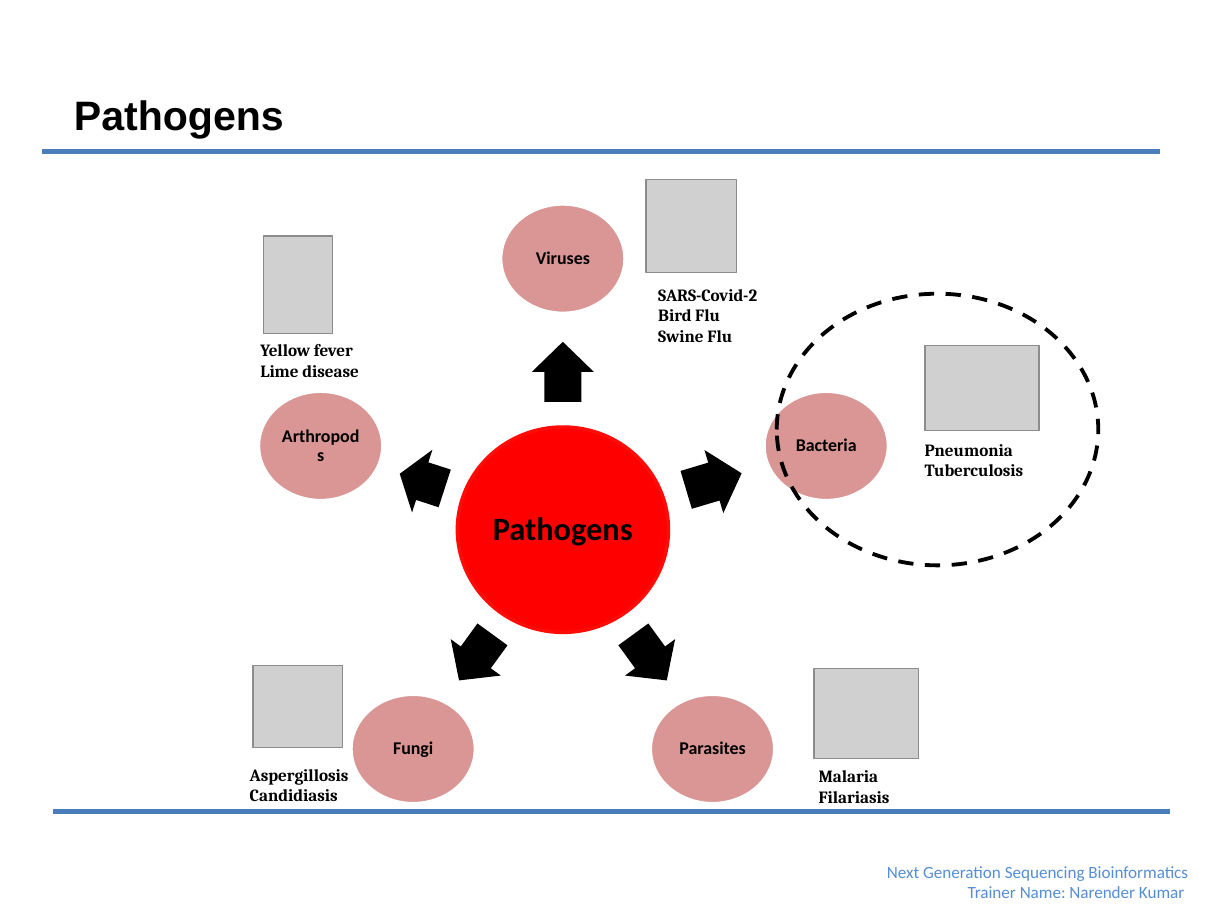
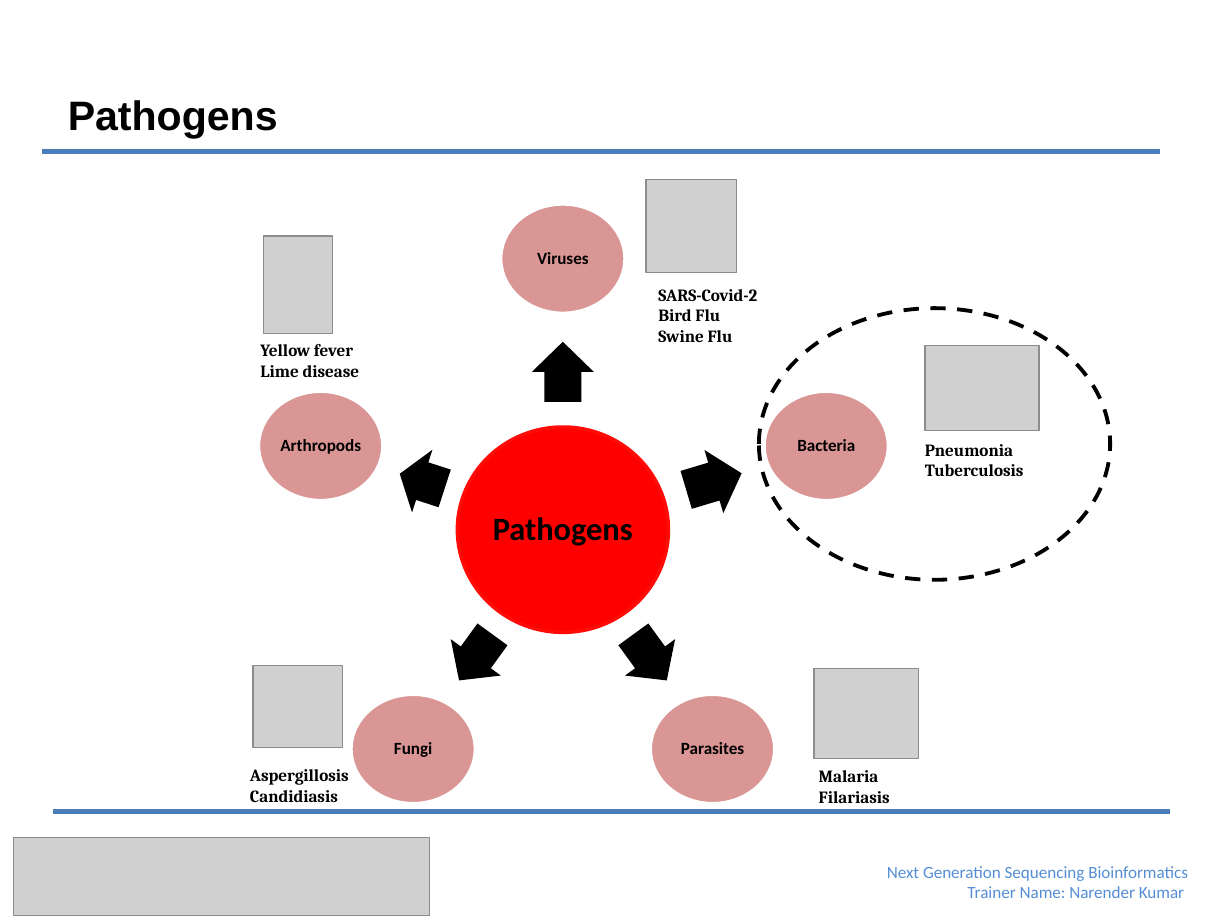
Before and after one commit to WCSCourses/NGS_Bio_Africa, a slide deck: slide 2 of Modules/Module_6_Pathogen_Variant_Calling/Day1/Module6_Day1_Introduction.pptx. Drawn at 1232x924 pixels with LibreOffice and Linux fonts; fonts in the diff are those of the drawing; grey boxes stand for pictures; background and template pictures are left out. Boxes give left, top, right and bottom in pixels: in the first picture for what was removed or moved away, otherwise in the second. Text is boxed around its words. In the diff, an @@ line names an element or a change of style, - is before the commit and + after.

```diff
--- a/Modules/Module_6_Pathogen_Variant_Calling/Day1/Module6_Day1_Introduction.pptx
+++ b/Modules/Module_6_Pathogen_Variant_Calling/Day1/Module6_Day1_Introduction.pptx
@@ title "Pathogens": place and size @@
-title "Pathogens" at <box>74,100,284,138</box>
+title "Pathogens" at <box>68,100,278,138</box>
@@ ellipse: place and size @@
-ellipse at <box>776,293,1098,564</box>
+ellipse at <box>759,308,1110,579</box>
@@ size 10.5 to 10 pt in 4 elements at <box>537,252,589,264</box>, <box>797,439,855,451</box>, <box>681,742,744,754</box>, <box>280,439,361,454</box> @@
@@ text "Arthropods": place and size @@
-text "Arthropods" at <box>277,408,365,485</box>
+text "Arthropods" at <box>280,439,361,454</box>
@@ picture added at <box>14,838,430,915</box> @@
```
Also in this commit, not shown: 6 other slides changed, 2 other files.
